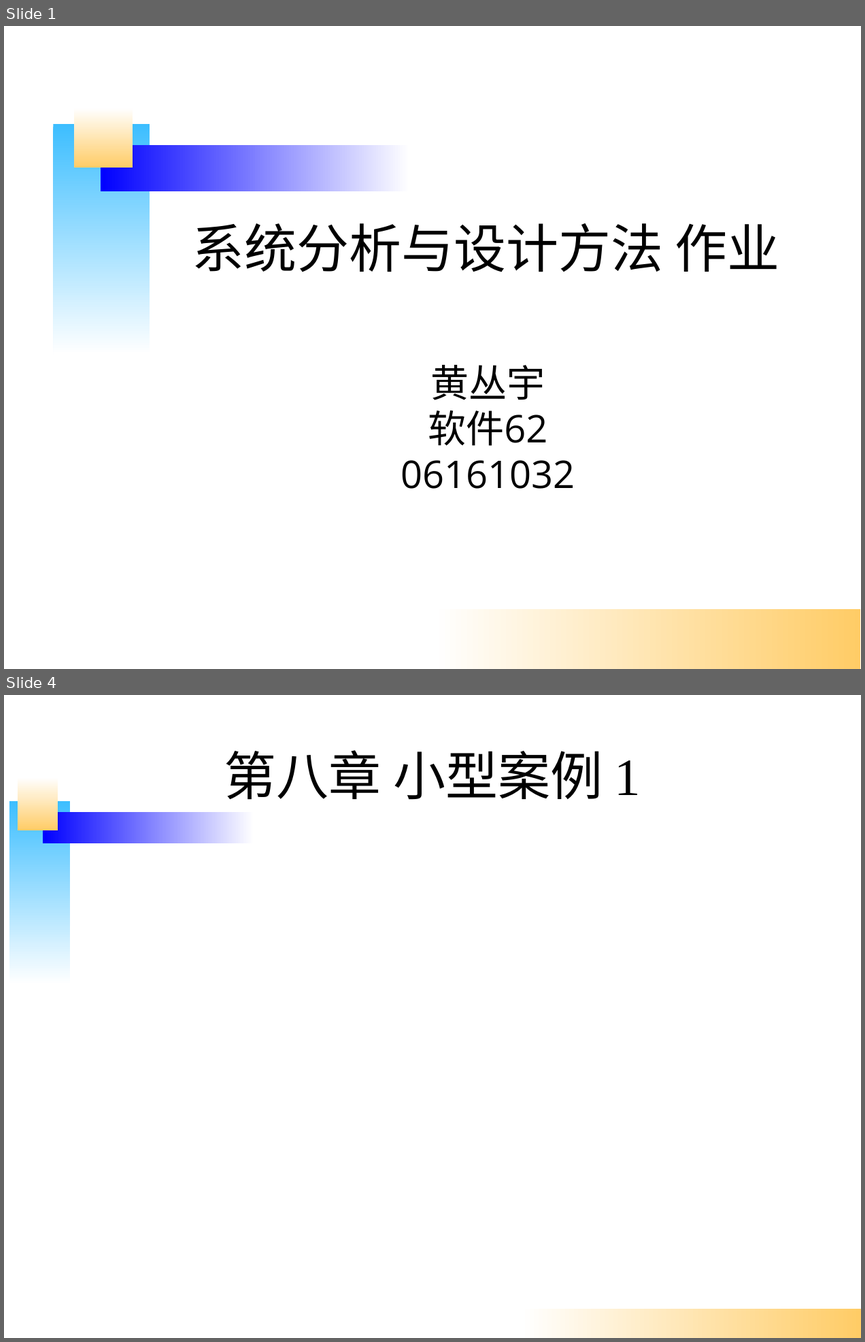
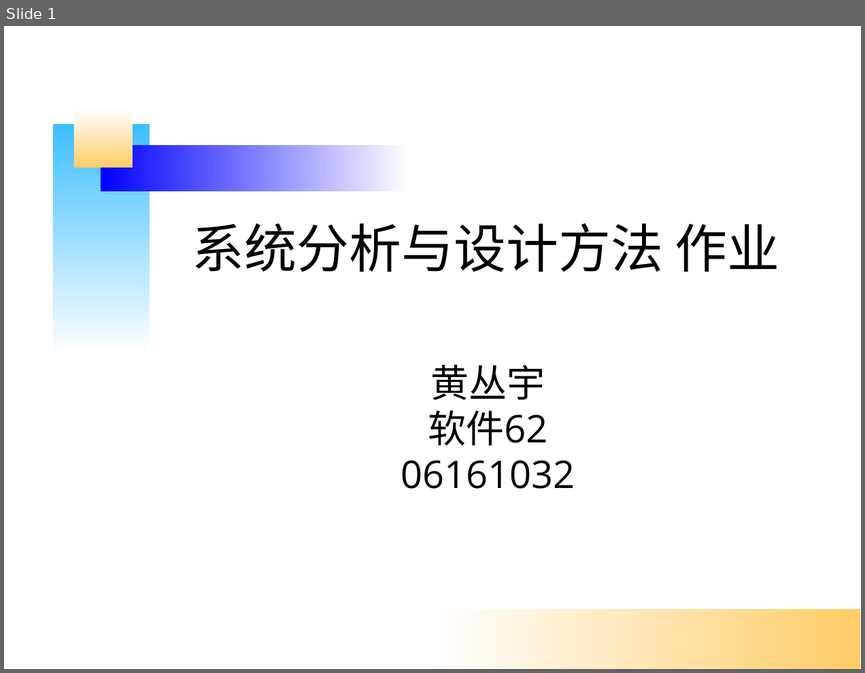
Before and after one commit to kernelhcy/hcyprojects, a slide deck: vimprojects/docs/系统分析作业3.ppt. Shown one above the other, each under a label of ours: slides 1 and 4 before the commit, slide 1 after it; the slides between them are not shown. The pictures are 865x1342 and 865x673 pixels, drawn with LibreOffice and Linux fonts; fonts in the diff are those of the drawing. Boxes give left, top, right and bottom in pixels: in the first picture for what was removed or moved away, otherwise in the second. Text is boxed around its words. In the diff, an @@ line names an element or a change of style, - is before the commit and + after.

```diff
--- a/vimprojects/docs/系统分析作业3.ppt
+++ b/vimprojects/docs/系统分析作业3.ppt
@@ slide 4 removed at [4, 695, 861, 1338], background #FFFFFF @@
@@ title removed at [224, 750, 640, 800] @@
-第八章 小型案例 1
@@ rectangle removed at [18, 777, 58, 830] @@
@@ rectangle removed at [9, 801, 70, 985] @@
@@ rectangle removed at [43, 811, 254, 843] @@
@@ rectangle removed at [521, 1308, 861, 1338] @@
```
Also in this commit, not shown: 21 slides changed, 4 other files.
